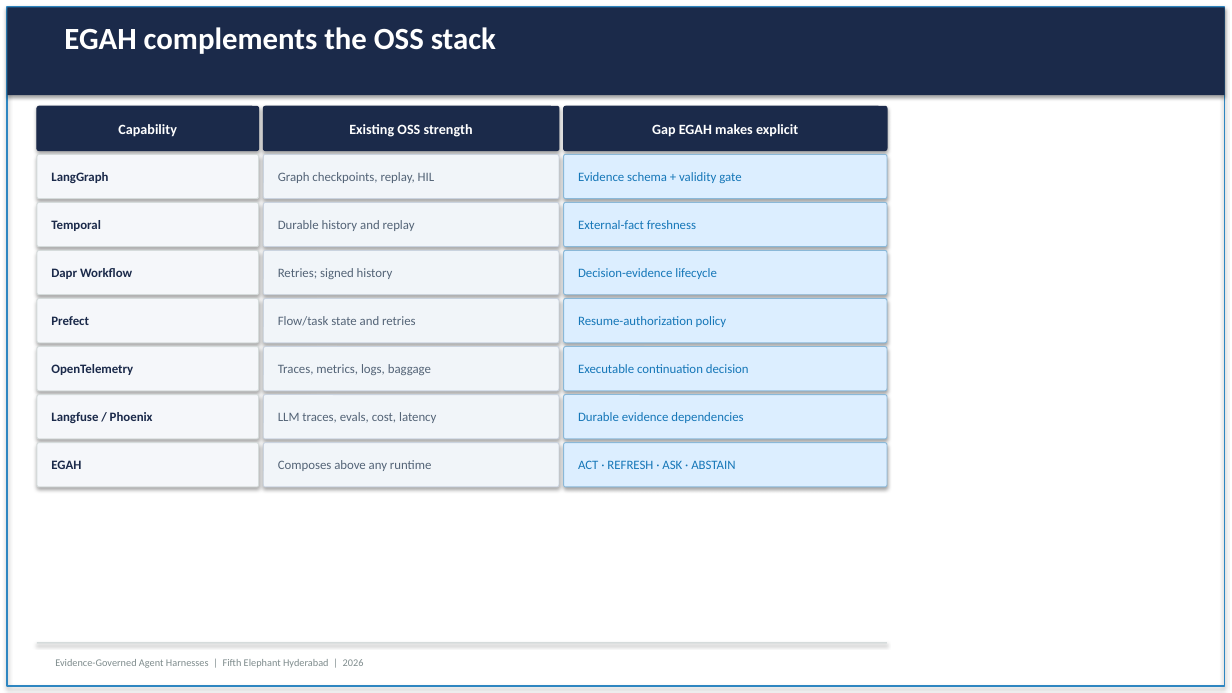
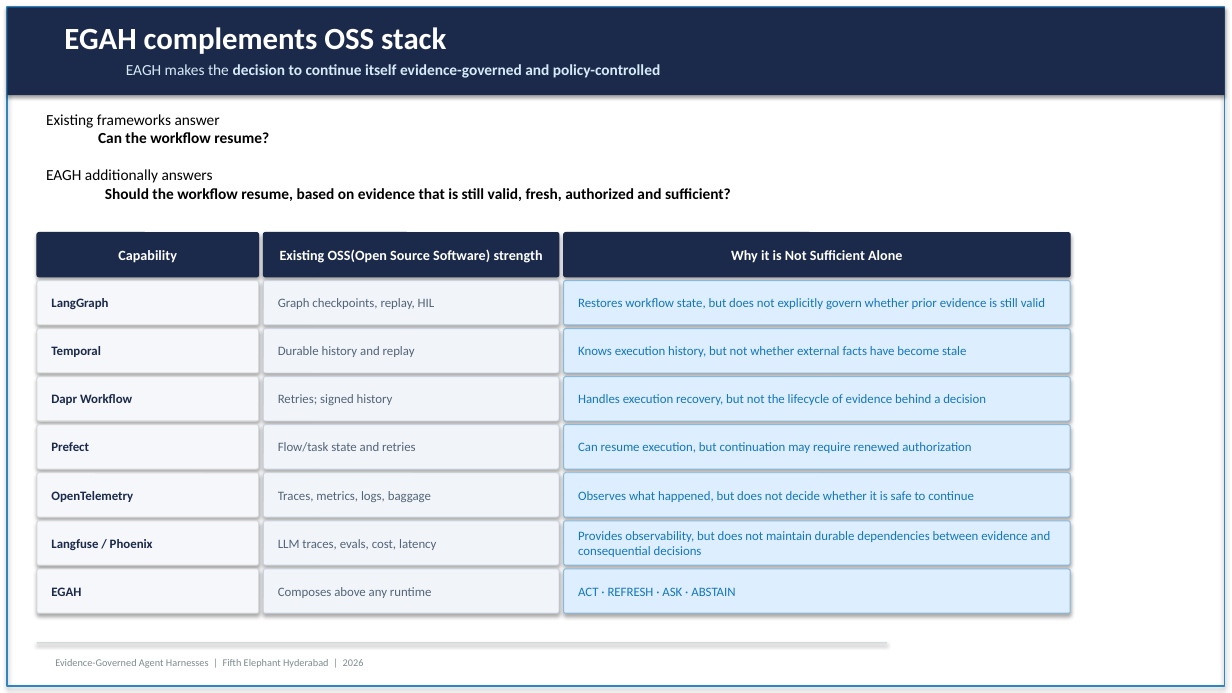
Before and after one commit to khshaik/agentic-systems, a slide deck: slide 7 of eagh/resources/documents/cfp/egah_fifth_elephant_cfp_v2.pptx (slide 11 before the commit). Drawn at 1232x693 pixels with LibreOffice and Linux fonts; fonts in the diff are those of the drawing. Boxes give left, top, right and bottom in pixels: in the first picture for what was removed or moved away, otherwise in the second. Text is boxed around its words. In the diff, an @@ line names an element or a change of style, - is before the commit and + after.

Commit message:
Update EAGH resources and review guide

```diff
--- a/eagh/resources/documents/cfp/egah_fifth_elephant_cfp_v2.pptx
+++ b/eagh/resources/documents/cfp/egah_fifth_elephant_cfp_v2.pptx
@@ text at (64,27,446,54): text changed @@
-EGAH complements the OSS stack
+EGAH complements OSS stack
@@ text added at (126,64,660,78), 12 pt, text #D6EAF8, bold @@
+EAGH makes the decision to continue itself evidence-governed and policy-controlled
@@ text added at (46,114,731,201), 12 pt, text #000000, bold @@
+Existing frameworks answer
+Can the workflow resume?
+EAGH additionally answers
+Should the workflow resume, based on evidence that is still valid, fresh, authorized and sufficient?
@@ rounded rectangle removed at (564,106,887,151) @@
-Gap EGAH makes explicit
@@ 16 rounded rectangles: place and size @@
-16 rounded rectangles at (37,106,559,487)
+16 rounded rectangles at (37,233,559,614)
@@ rounded rectangle added at (564,233,1070,277), fill #1B2A4A, outline #1B2A4A 0.8 pt, 11 pt, text #FFFFFF, bold @@
+Why it is Not Sufficient Alone
@@ text in rounded rectangle at (280,249,543,263): text changed @@
-Existing OSS strength
+Existing OSS(Open Source Software) strength
@@ rounded rectangle "Restores workflow state, but does ...": place and size @@
-rounded rectangle "Restores workflow state, but does ..." at (564,154,887,199)
+rounded rectangle "Restores workflow state, but does ..." at (564,281,1070,325)
@@ text in rounded rectangle at (578,298,1045,309): text changed @@
-Evidence schema + validity gate
+Restores workflow state, but does not explicitly govern whether prior evidence is still valid
@@ rounded rectangle "Knows execution history, but not ...": place and size @@
-rounded rectangle "Knows execution history, but not ..." at (564,202,887,247)
+rounded rectangle "Knows execution history, but not ..." at (564,329,1070,373)
@@ rounded rectangle removed at (564,347,887,391) @@
-Executable continuation decision
@@ text in rounded rectangle at (578,346,966,357): text changed @@
-External-fact freshness
+Knows execution history, but not whether external facts have become stale
@@ rounded rectangle "Handles execution recovery, but not ...": place and size @@
-rounded rectangle "Handles execution recovery, but not ..." at (564,250,887,295)
+rounded rectangle "Handles execution recovery, but not ..." at (564,377,1070,421)
@@ text in rounded rectangle at (578,394,986,405): text changed @@
-Decision-evidence lifecycle
+Handles execution recovery, but not the lifecycle of evidence behind a decision
@@ rounded rectangle "Can resume execution, but continuation ...": place and size @@
-rounded rectangle "Can resume execution, but continuation ..." at (564,299,887,343)
+rounded rectangle "Can resume execution, but continuation ..." at (564,425,1070,470)
@@ text in rounded rectangle at (578,442,971,453): text changed @@
-Resume-authorization policy
+Can resume execution, but continuation may require renewed authorization
@@ rounded rectangle added at (564,473,1070,518), fill #DCEEFF, outline #8AB8D8 0.75 pt, 10 pt, text #1677B8 @@
+Observes what happened, but does not decide whether it is safe to continue
@@ rounded rectangle "Provides observability, but does not ...": place and size @@
-rounded rectangle "Provides observability, but does not ..." at (564,395,887,439)
+rounded rectangle "Provides observability, but does not ..." at (564,521,1070,566)
@@ text in rounded rectangle at (578,531,1051,557): text changed @@
-Durable evidence dependencies
+Provides observability, but does not maintain durable dependencies between evidence and consequential decisions
@@ rounded rectangle "ACT · REFRESH · ASK ...": place and size @@
-rounded rectangle "ACT · REFRESH · ASK ..." at (564,443,887,487)
+rounded rectangle "ACT · REFRESH · ASK ..." at (564,569,1070,614)
```
Also in this commit, not shown: 2 other slides changed, 5 slides added, 15 slides removed, 15 other files.
